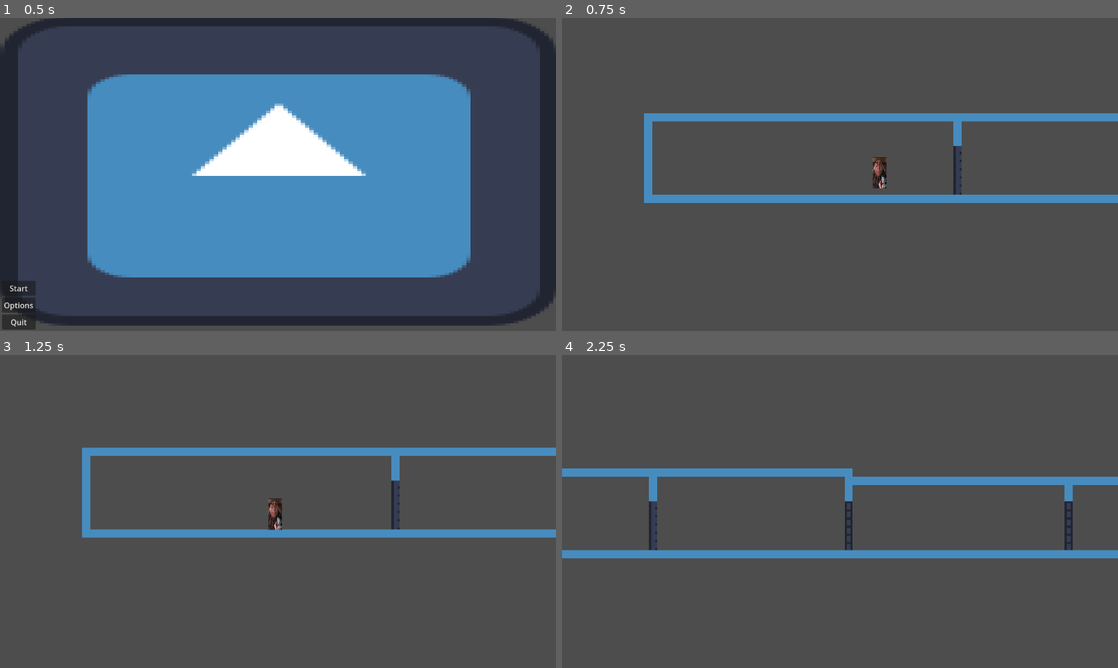
Above: before the commit, frames 1-4 (two rows, left to right).
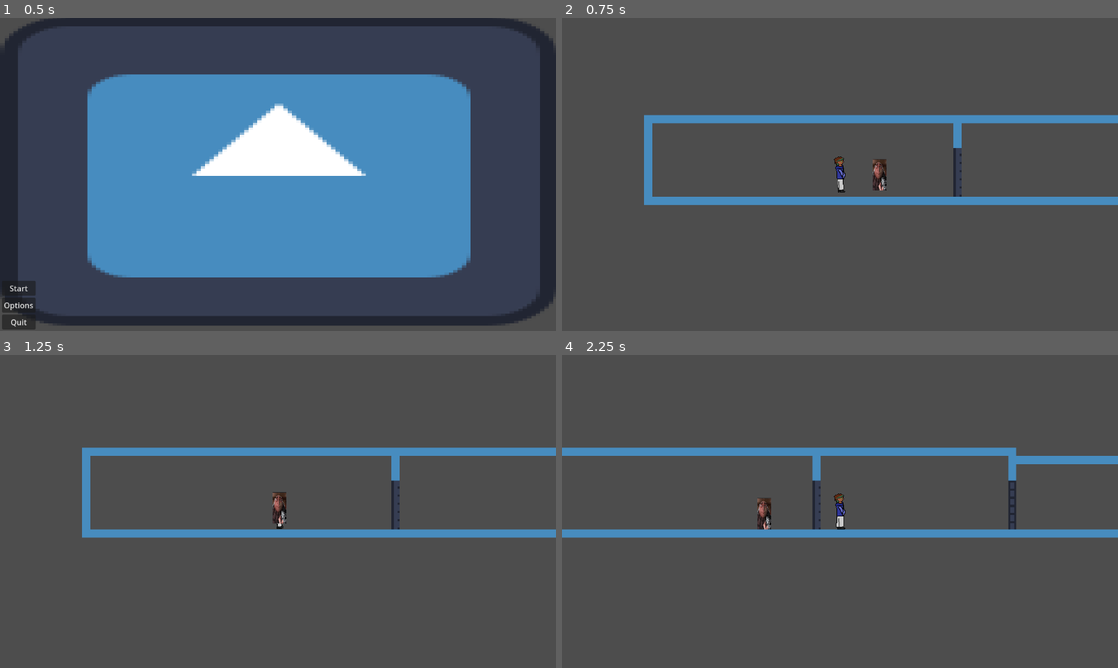
Above: after the commit, the same moments.

Repository: Oryphanix/jam
Game: Godot game, scene res://scenes/main.tscn
Two runs of this game, one before a commit and one after it. Both use one fixed random seed, a clock stepped at 60 frames per second and the inputs below. The engine's default icon, where the game draws it, is replaced by a stand-in: a white triangle on a blue panel in a dark square.
Inputs:
- Up to frame 1 (0.5 s): no input
- Up to frame 2 (0.75 s): click "Start" at 0.5 s
- Up to frame 3 (1.25 s): no input
- Up to frame 4 (2.25 s): tap Enter (ui_accept) at 1.25, 1.52, 1.55, 1.82, 2.1 s; hold Shift (ui_shift) 1.28-2.03 s; hold D (move_right) from 1.28 s (still down)

Frame 1 is identical in both runs. In frame 2, 2.7% of the frame differs, in the area x 14-100%, y 30-60%; in frame 3, 0.3%; in frame 4, 12%, in the area x 0-100%, y 29-66%.

Commit message:
added poersistance framework

Diff:
--- a/monster/States/chasing.gd
+++ b/monster/States/chasing.gd
@@ -9,10 +9,12 @@
 
 
 func Enter():
+	GlobalSceneData.enemyState = "chasing"
 	player = get_tree().get_first_node_in_group("Player")
 	print("chasing")
 
 func Update(_delta: float):
+	#Add detection whether the player is hidden, and if so new state "chase search"
 	pass
 
 func Physics_Update(_delta: float):
--- a/monster/States/lurking.gd
+++ b/monster/States/lurking.gd
@@ -13,6 +13,7 @@
 
 func Enter():
 	print("lurking")
+	GlobalSceneData.enemyState = "lurking"
 	player = get_tree().get_first_node_in_group("Player")
 	var randomPos: Vector2
 	randomPos = (randCirlePos()*Global.playerFOV)+Global.playerPosition
--- a/monster/States/preLurk.gd
+++ b/monster/States/preLurk.gd
@@ -1,8 +1,8 @@
 extends State
 class_name prelurk
 
-@export var minTime := 1
-@export var maxTime := 1.5
+@export var minTime := 2.5
+@export var maxTime := 12.5
 @export var en: CharacterBody2D
 var delayTimer: Timer
 
@@ -15,6 +15,7 @@
 
 func Enter():
 	print("prelurk")
+	GlobalSceneData.enemyState = "prelurking"
 	en.hide()
 	wait()
 
--- a/monster/States/stalking.gd
+++ b/monster/States/stalking.gd
@@ -7,11 +7,13 @@
 @export var moveSpeed: float = 200
 @export var moveAway: float
 @export var playerFacing = false
+var player: CharacterBody2D
 var dirToGo: Vector2
-var wallLeft: Marker2D
+
 
 func Enter():
-	wallLeft = get_tree().get_first_node_in_group("wallleft")
+	GlobalSceneData.enemyState = "stalking"
+	player = get_tree().get_first_node_in_group("Player")
 	dirToGo = Vector2(-1,0)
 	print("entered stalk")
 
@@ -19,17 +21,16 @@
 	enemy.velocity = dirToGo * moveSpeed
 
 func Update(_delta: float):
-	pass
+	var direction = Global.playerPosition - Global.enemyPosition
+	var distance := direction.length()
+	if distance < 140:
+		Transitioned.emit(self, "chasing")
 
 
 func _on_body_left_entered(body: Node2D) -> void:
 	if body.name == "TileMapLayer":
 		dirToGo = Vector2(1,0)
 
-
-
-
-
 func _on_body_right_entered(body: Node2D) -> void:
 	if body.name == "TileMapLayer":
 		dirToGo = Vector2(-1,0)
--- a/monster/States/state_machine.gd
+++ b/monster/States/state_machine.gd
@@ -10,6 +10,7 @@
 		if child is State:
 			states[child.name.to_lower()] = child
 			child.Transitioned.connect(change_state)
+	print("a===============================",get_tree_string_pretty())
 	if initialState:
 		initialState.Enter()
 		currentState = initialState
--- /dev/null
+++ b/monster/States/travelling.gd
@@ -0,0 +1,11 @@
+extends Node
+
+
+# Called when the node enters the scene tree for the first time.
+func _ready() -> void:
+	pass # Replace with function body.
+
+
+# Called every frame. 'delta' is the elapsed time since the previous frame.
+func _process(delta: float) -> void:
+	pass
--- a/monster/enemy.tscn
+++ b/monster/enemy.tscn
@@ -68,8 +68,9 @@
 wait_time = 10.0
 one_shot = true
 
-[node name="Chasing" type="Node" parent="enemy/StateMachine"]
+[node name="Chasing" type="Node" parent="enemy/StateMachine" node_paths=PackedStringArray("enemy")]
 script = ExtResource("6_jbkc5")
+enemy = NodePath("../..")
 
 [node name="leftdetection" type="Area2D" parent="enemy"]
 
--- /dev/null
+++ b/plaerarchive.gd
@@ -0,0 +1,65 @@
+extends CharacterBody2D
+
+
+@export var runSanity = false
+@export var argument = false
+
+const JUMP_VELOCITY = -600.0
+@export var SPEED = 300.0
+#variables
+
+func _physics_process(delta: float) -> void:
+	if Input.is_action_just_pressed("ui_shift") or argument:
+		SPEED = 1100
+		runSanity = true
+
+		var direction := Input.get_axis("move_left", "move_right")
+#if shift key is held down, and left/right arrow is pressed, the character runs left/right
+
+		if direction:
+			velocity.x = direction * SPEED
+			Global.playerFace = Vector2(direction, 0)
+		else:
+			velocity.x = move_toward(velocity.x, 0, 300)
+
+
+		move_and_slide()
+		argument = true
+		if Input.is_action_just_released("ui_shift"):
+			argument = false
+#code for if the shift key is released, the character will stop running
+	else:
+		SPEED = 300.0
+
+		runSanity = false
+		var direction := Input.get_axis("move_left", "move_right")
+		if direction:
+			velocity.x = direction * SPEED
+			Global.playerFace = Vector2(direction, 0)
+		else:
+			velocity.x = move_toward(velocity.x, 0, 300)
+		#otherwise the character will walk left/right if the shift key is not held
+		move_and_slide()
+		# Add the gravity.
+	if not is_on_floor():
+		velocity += get_gravity() * delta
+
+	# Handle jump.
+	if Input.is_action_just_pressed("ui_accept") and is_on_floor():
+		velocity.y = JUMP_VELOCITY
+	Global.playerPosition = self.global_position
+	Global.playerSpeed = SPEED
+
+
+
+
+
+
+
+
+
+	# Get the input direction and handle the movement/deceleration.
+	# ui_left is left arrow, ui_right is right arrow, ui_accept is space bar, ui_shift is the shift key.
+func _process(_delta: float) -> void:
+	$AnimatedSprite2D.play("default")
+	$Camera2D.make_current()
--- a/player/player.gd
+++ b/player/player.gd
@@ -1,57 +1,56 @@
 extends CharacterBody2D
 
+const ACCELERATION = 900
+const FRICTION = 500
+const MAX_SPEED = 200
 
-@export var runSanity = false
-@export var argument = false
-
-const JUMP_VELOCITY = -600.0
-@export var SPEED = 300.0
-#variables
-
-func _physics_process(delta: float) -> void:
-	if Input.is_action_just_pressed("ui_shift") or argument:
-		SPEED = 1100
-		runSanity = true
-
-		var direction := Input.get_axis("move_left", "move_right")
-#if shift key is held down, and left/right arrow is pressed, the character runs left/right
-
-		if direction:
-			velocity.x = direction * SPEED
-			Global.playerFace = Vector2(direction, 0)
-		else:
-			velocity.x = move_toward(velocity.x, 0, 300)
+const RUNACCELERATION  = 1200
+const RUN_MAX_SPEED = 400
 
 
-		move_and_slide()
-		argument = true
-		if Input.is_action_just_released("ui_shift"):
-			argument = false
-#code for if the shift key is released, the character will stop running
-	else:
-		SPEED = 300.0
 
-		runSanity = false
-		var direction := Input.get_axis("move_left", "move_right")
-		if direction:
-			velocity.x = direction * SPEED
-			Global.playerFace = Vector2(direction, 0)
-		else:
-			velocity.x = move_toward(velocity.x, 0, 300)
-		#otherwise the character will walk left/right if the shift key is not held
-		move_and_slide()
-		# Add the gravity.
+func _physics_process(delta):
+	var input_vector = Input.get_axis("move_left", "move_right")
 	if not is_on_floor():
 		velocity += get_gravity() * delta
+	else:
+		velocity.y = 0
+	if Input.is_action_pressed("ui_shift"):
+		runMove(delta, input_vector)
+	else:
+		move(delta, input_vector)
+	Global.playerPosition = self.global_position
+	Global.playerSpeed = MAX_SPEED
 
-	# Handle jump.
-	if Input.is_action_just_pressed("ui_accept") and is_on_floor():
-		velocity.y = JUMP_VELOCITY
-	Global.playerPosition = self.global_position
-	Global.playerSpeed = SPEED
+func runMove(delta, input_vector):
+	if input_vector == 0:
+		apply_friction(FRICTION * delta)
+	else:
+		apply_run_movement(input_vector * RUNACCELERATION * delta)
+	move_and_slide()
 
-	# Get the input direction and handle the movement/deceleration.
-	# ui_left is left arrow, ui_right is right arrow, ui_accept is space bar, ui_shift is the shift key.
+
+func move(delta, input_vector):
+	if input_vector == 0:
+		apply_friction(FRICTION * delta)
+	else:
+		apply_movement(input_vector * ACCELERATION * delta)
+	move_and_slide()
+
+func apply_run_movement(amount) -> void:
+	velocity += Vector2(amount,0)
+	velocity = velocity.limit_length(RUN_MAX_SPEED)
+
+func apply_movement(amount) -> void:
+	velocity += Vector2(amount,0)
+	velocity = velocity.limit_length(MAX_SPEED)
+
+func apply_friction(amount) -> void:
+	if velocity.length() > amount:
+		velocity -= velocity.normalized() * amount
+	else:
+		velocity = Vector2.ZERO
+
 func _process(_delta: float) -> void:
 	$AnimatedSprite2D.play("default")
 	$Camera2D.make_current()
--- a/project.godot
+++ b/project.godot
@@ -18,6 +18,7 @@
 [autoload]
 
 Global="*res://scenes/Global.gd"
+GlobalSceneData="*res://scenes/globalSceneData.gd"
 
 [display]
 
--- /dev/null
+++ b/scenes/globalSceneData.gd
@@ -0,0 +1,12 @@
+extends Node
+#Global
+var enemyState
+#World1
+var W1playerPosition = null
+var W1enemyPosition = null
+#World2
+var W2playerPosition
+var W2enemyPosition
+#World3
+var W3playerPosition
+var W3enemyPosition
--- a/world/room.tscn
+++ b/world/room.tscn
@@ -1,25 +1,32 @@
-[gd_scene load_steps=3 format=3 uid="uid://cxl07yi276vcv"]
+[gd_scene load_steps=4 format=3 uid="uid://cxl07yi276vcv"]
 
 [ext_resource type="Script" path="res://world/roomcameradetector.gd" id="1_ma80t"]
 
 [sub_resource type="RectangleShape2D" id="RectangleShape2D_6iq8v"]
-size = Vector2(1, 96.5)
+size = Vector2(0, 96.5)
+
+[sub_resource type="RectangleShape2D" id="RectangleShape2D_d1pqy"]
+size = Vector2(0.5, 93.5)
 
 [node name="Room1" type="Area2D"]
 script = ExtResource("1_ma80t")
 
 [node name="CollisionShape2D" type="CollisionShape2D" parent="."]
-position = Vector2(604.5, -47.75)
+position = Vector2(11, -48)
 shape = SubResource("RectangleShape2D_6iq8v")
 
 [node name="Camera2D" type="Camera2D" parent="."]
-position = Vector2(209, -80)
+position = Vector2(2, 1)
 offset = Vector2(-0.005, 0)
-zoom = Vector2(1.875, 1.73)
-limit_left = 1
-limit_top = -83
-limit_right = 658
-limit_bottom = 58
+zoom = Vector2(1.38, 1.273)
+limit_left = 1741
+limit_top = -288
+limit_right = 408
+limit_bottom = 2368
 limit_smoothed = true
 
+[node name="CollisionShape2D2" type="CollisionShape2D" parent="."]
+position = Vector2(-11.25, -48.25)
+shape = SubResource("RectangleShape2D_d1pqy")
+
 [connection signal="body_entered" from="." to="." method="_on_body_entered"]
--- a/world/scne.gd
+++ b/world/scne.gd
@@ -16,9 +16,6 @@
 		var CSF = get_tree().current_scene.scene_file_path
 		var NLN = CSF.to_int() - 1
 		var NLP = "res://world/world" + str(NLN) + ".tscn"
-		print(CSF)
-		print(NLN)
-		print(NLP)
 		get_tree().change_scene_to_file(NLP)
 	else:
 		print(body.name)
--- a/world/switchscne.gd
+++ b/world/switchscne.gd
@@ -1,6 +1,6 @@
 extends Area2D
 
-
+signal Transitioned(state: State, new_state_name: String)
 # Called when the node enters the scene tree for the first time.
 func _ready() -> void:
 	pass # Replace with function body.
@@ -16,4 +16,5 @@
 		var CSF = get_tree().current_scene.scene_file_path
 		var NLN = CSF.to_int()+1
 		var NLP = "res://world/world" + str(NLN) + ".tscn"
+		GlobalSceneData.W1playerPosition = Global.playerPosition
 		get_tree().change_scene_to_file(NLP)
--- a/world/world1.tscn
+++ b/world/world1.tscn
@@ -1,13 +1,12 @@
-[gd_scene load_steps=14 format=4 uid="uid://20udwjhfvlln"]
+[gd_scene load_steps=15 format=4 uid="uid://20udwjhfvlln"]
 
 [ext_resource type="TileSet" uid="uid://cqlm5lwpqv7fm" path="res://world/placeholder.tres" id="1_3ilp7"]
+[ext_resource type="Script" path="res://world/world_1.gd" id="1_og0a8"]
 [ext_resource type="Script" path="res://world/roomcameradetector.gd" id="2_47jon"]
+[ext_resource type="PackedScene" uid="uid://cxl07yi276vcv" path="res://world/room.tscn" id="2_kqpqs"]
 [ext_resource type="PackedScene" uid="uid://dyyvcvbomxviu" path="res://player/player.tscn" id="3_2k328"]
 [ext_resource type="PackedScene" uid="uid://bpakxo81q0su" path="res://monster/enemy.tscn" id="4_57ndh"]
 [ext_resource type="Script" path="res://world/switchscne.gd" id="5_33k48"]
-
-[sub_resource type="RectangleShape2D" id="RectangleShape2D_6iq8v"]
-size = Vector2(1, 96.5)
 
 [sub_resource type="RectangleShape2D" id="RectangleShape2D_lgwn2"]
 size = Vector2(1, 98)
@@ -32,27 +31,13 @@
 
 [node name="World" type="Node2D"]
 position = Vector2(0, 160)
+script = ExtResource("1_og0a8")
 
 [node name="TileMapLayer" type="TileMapLayer" parent="."]
 tile_map_data = PackedByteArray("AAAmAAAAAQACAAIAAAAnAAAAAQACAAIAAAAoAAAAAQACAAIAAAApAAAAAQACAAIAAAAqAAAAAQACAAIAAAArAA …(4384 unchanged characters)…
 tile_set = ExtResource("1_3ilp7")
 
-[node name="Room1" type="Area2D" parent="."]
-script = ExtResource("2_47jon")
-
-[node name="CollisionShape2D" type="CollisionShape2D" parent="Room1"]
-position = Vector2(604.5, -47.75)
-shape = SubResource("RectangleShape2D_6iq8v")
-
-[node name="Camera2D" type="Camera2D" parent="Room1"]
-position = Vector2(209, -80)
-offset = Vector2(-0.005, 0)
-zoom = Vector2(1.875, 1.73)
-limit_left = 1
-limit_top = -83
-limit_right = 658
-limit_bottom = 58
-limit_smoothed = true
+[node name="Room1" parent="." instance=ExtResource("2_kqpqs")]
 
 [node name="Room2" type="Area2D" parent="."]
 script = ExtResource("2_47jon")
@@ -118,21 +103,19 @@
 limit_smoothed = true
 
 [node name="Player" parent="." instance=ExtResource("3_2k328")]
-visible = false
 position = Vector2(385, -49)
 
 [node name="Enemy" parent="." instance=ExtResource("4_57ndh")]
 position = Vector2(462, -25)
 
-[node name="Area2D" type="Area2D" parent="."]
+[node name="nextLevel" type="Area2D" parent="."]
 script = ExtResource("5_33k48")
 
-[node name="CollisionShape2D" type="CollisionShape2D" parent="Area2D"]
+[node name="CollisionShape2D" type="CollisionShape2D" parent="nextLevel"]
 position = Vector2(1756.5, -64.5)
 shape = SubResource("RectangleShape2D_abqns")
 
-[connection signal="body_entered" from="Room1" to="Room1" method="_on_body_entered"]
 [connection signal="body_entered" from="Room2" to="Room2" method="_on_body_entered"]
 [connection signal="body_entered" from="Room3" to="Room3" method="_on_body_entered"]
 [connection signal="body_entered" from="Room4" to="Room4" method="_on_body_entered"]
-[connection signal="body_entered" from="Area2D" to="Area2D" method="_on_body_entered"]
+[connection signal="body_entered" from="nextLevel" to="nextLevel" method="_on_body_entered"]
--- /dev/null
+++ b/world/world_1.gd
@@ -0,0 +1,8 @@
+extends Node2D
+
+
+# Called when the node enters the scene tree for the first time.
+func _ready() -> void:
+	if !(GlobalSceneData.W1enemyPosition == null and GlobalSceneData.W1playerPosition == null):
+		$Player/player.global_position = GlobalSceneData.W1playerPosition - Vector2(10,0)
+	print(get_tree_string_pretty())
